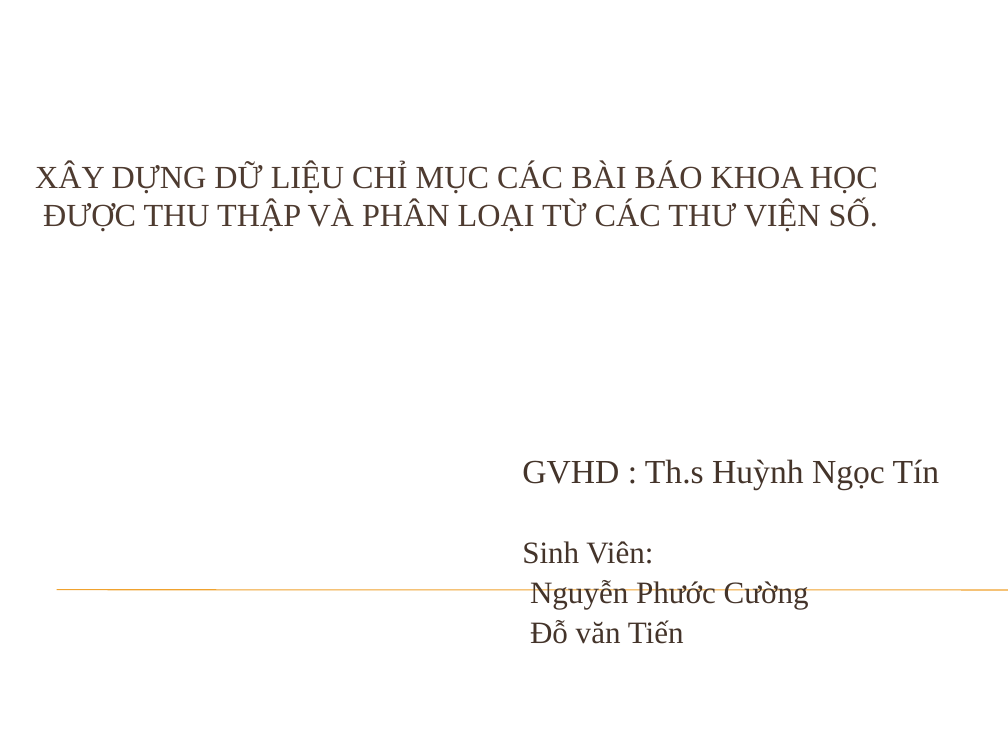
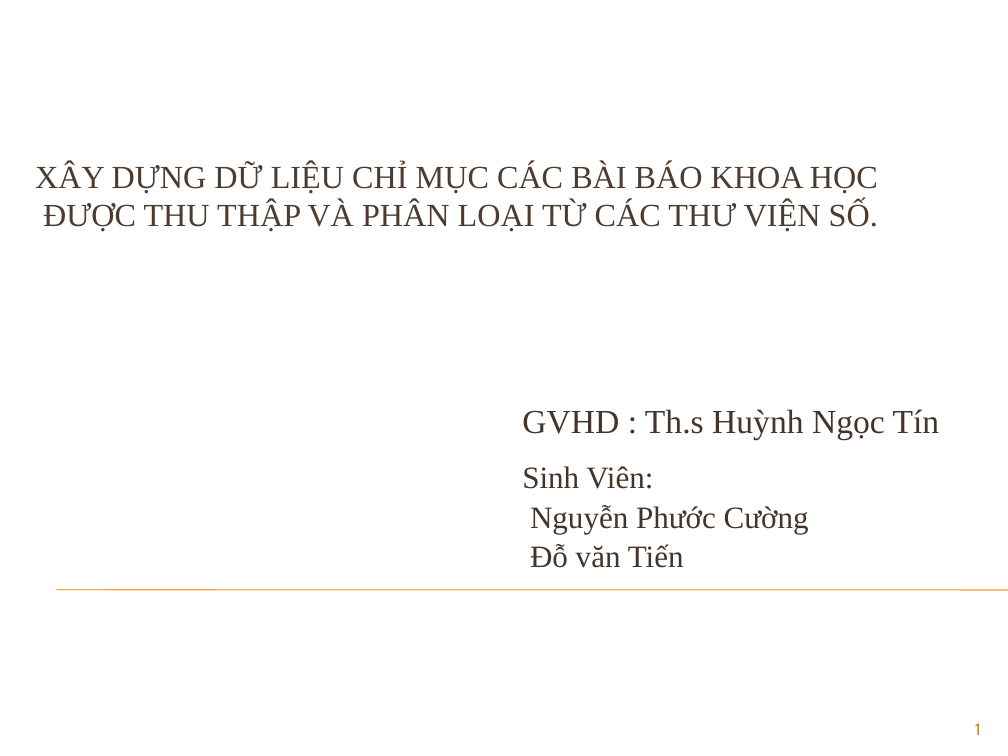
Before and after one commit to tiendv/detaitotnghiep, a slide deck: slide 1 of Outline thesis/De cuong/Slide Bao Cao.pptx. Drawn at 1008x756 pixels with LibreOffice and Linux fonts; fonts in the diff are those of the drawing; background and template pictures are left out. Boxes give left, top, right and bottom in pixels: in the first picture for what was removed or moved away, otherwise in the second. Text is boxed around its words. In the diff, an @@ line names an element or a change of style, - is before the commit and + after.

```diff
--- a/Outline thesis/De cuong/Slide Bao Cao.pptx
+++ b/Outline thesis/De cuong/Slide Bao Cao.pptx
@@ subtitle "GVHD : Th.s Huỳnh Ngọc ..." moved from (x1=522, y1=459, x2=940, y2=490) to (x1=522, y1=409, x2=940, y2=440) @@
@@ text "Sinh Viên:" moved from (x1=522, y1=541, x2=809, y2=644) to (x1=522, y1=466, x2=809, y2=568) @@
@@ page number added at (x1=975, y1=723, x2=981, y2=735), 12 pt, text #D48F29 @@
+1
```
Also in this commit, not shown: 16 other slides changed, 9 slides added, 4 slides removed, 1 other file.
